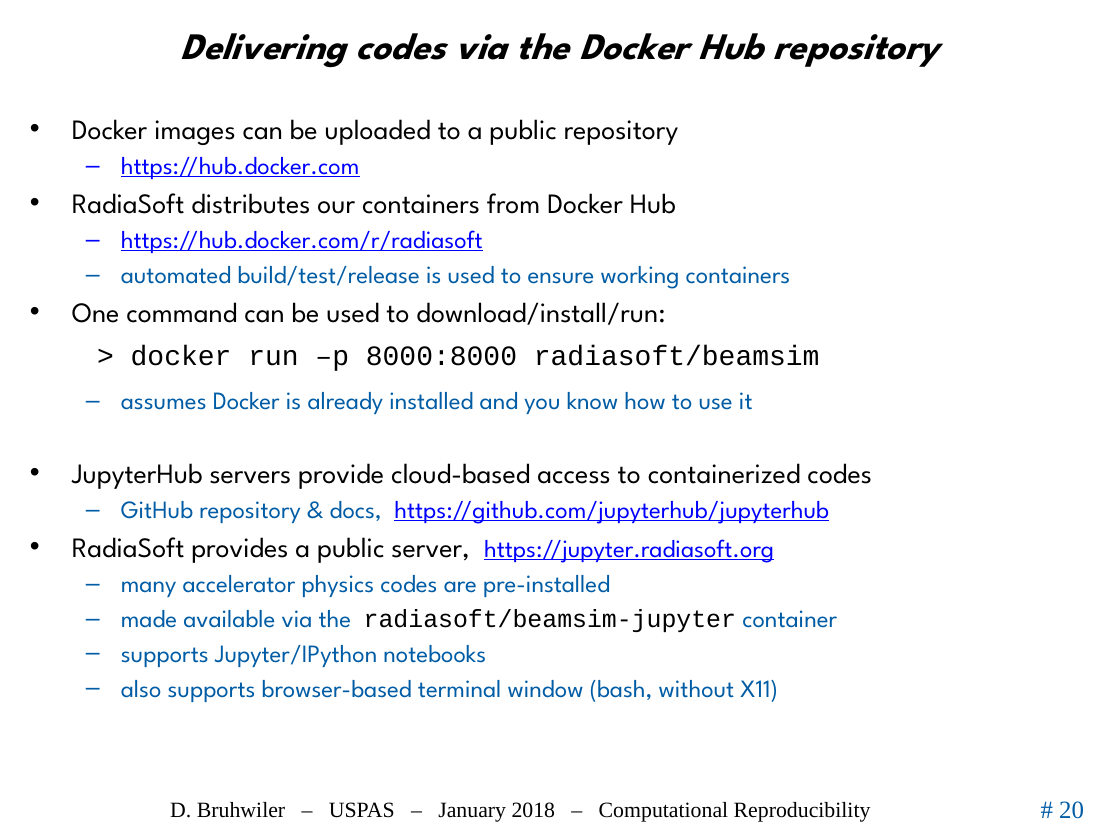
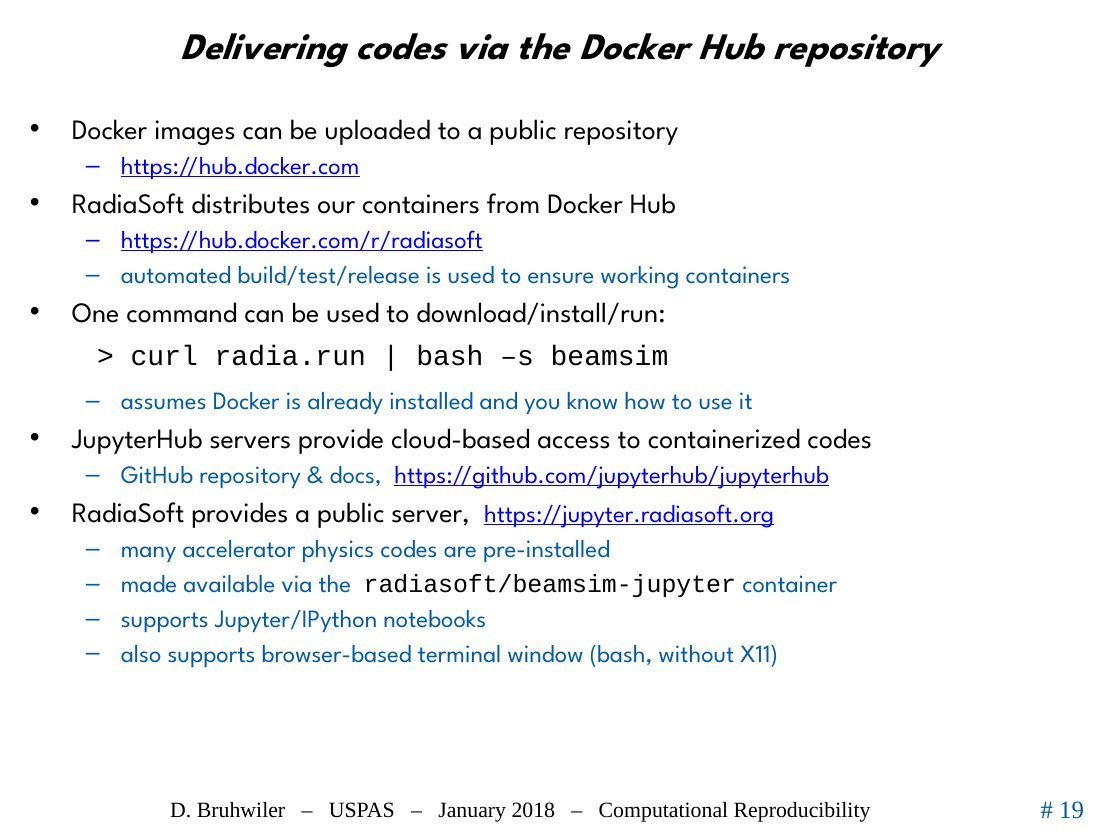
Before and after one commit to uspas/simbeamplasma18, a slide deck: slide 19 of computational_reproducibility/lecture/2018_ComputationalReproducibility_Bruhwiler_USPAS.pptx (slide 20 before the commit). Drawn at 1120x840 pixels with LibreOffice and Linux fonts; fonts in the diff are those of the drawing; background and template pictures are left out. Boxes give left, top, right and bottom in pixels: in the first picture for what was removed or moved away, otherwise in the second. Text is boxed around its words. In the diff, an @@ line names an element or a change of style, - is before the commit and + after.

```diff
--- a/computational_reproducibility/lecture/2018_ComputationalReproducibility_Bruhwiler_USPAS.pptx
+++ b/computational_reproducibility/lecture/2018_ComputationalReproducibility_Bruhwiler_USPAS.pptx
@@ text at box(131, 345, 669, 366): text changed @@
-  > docker run –p 8000:8000 radiasoft/beamsim
+  > curl radia.run | bash –s beamsim
@@ page number at box(1059, 801, 1084, 819): text changed @@
-# 20
+# 19
```
Also in this commit, not shown: 3 other slides changed, 1 slide removed.
